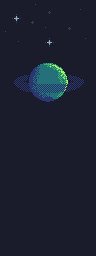
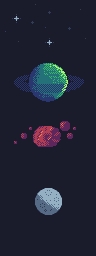
The second w=96, h=256 image is a revision of the first. Changes to its layers:
added layer "Taso 5" above "Taso 7" over box(14, 65, 76, 192)
added layer "Taso 7" above "Taso 8" over box(14, 128, 64, 215)
painted on "Layer 4" over box(29, 65, 76, 128)
painted on "Layer 3" over box(14, 65, 76, 215)
painted on "Background" over box(14, 65, 76, 215)
